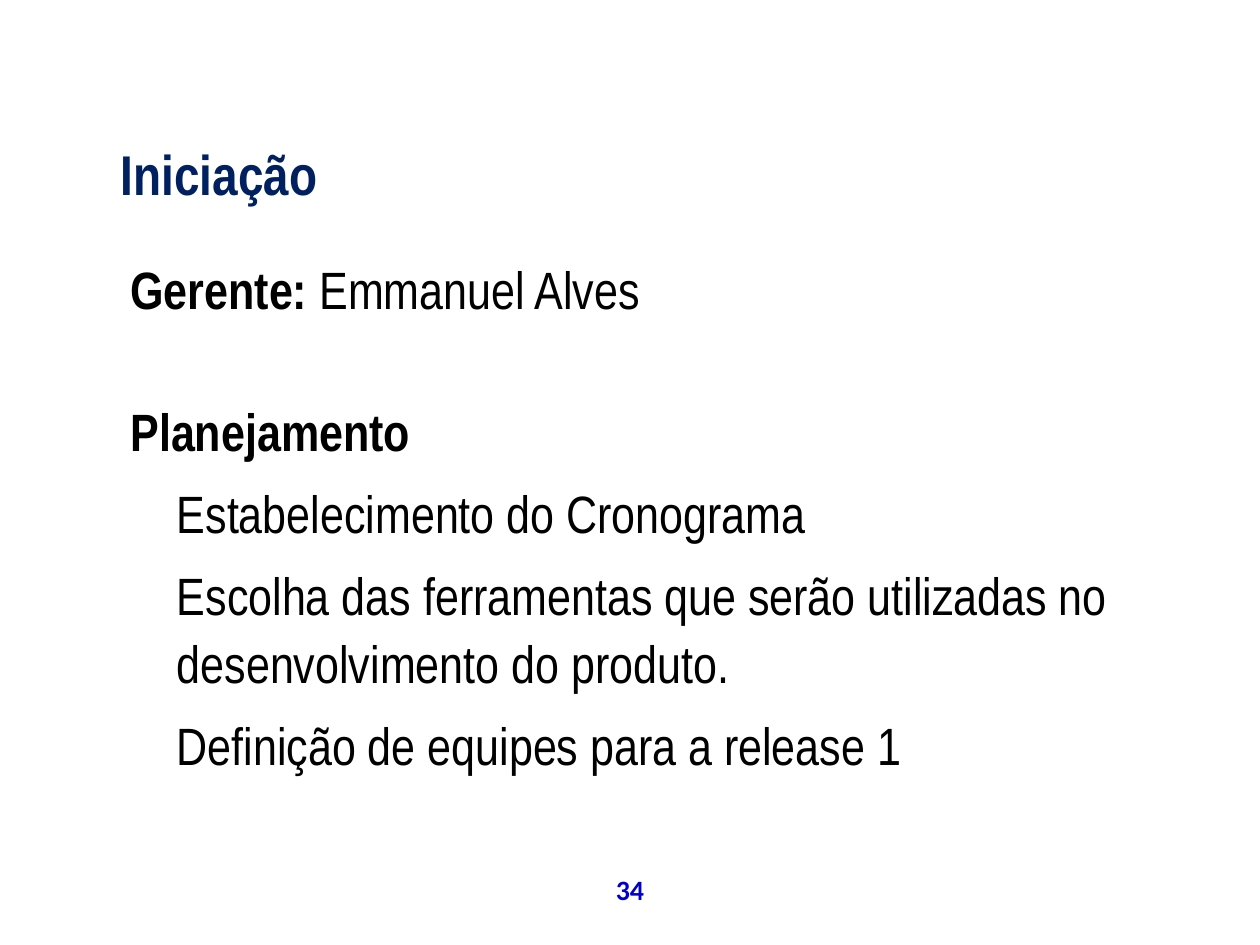
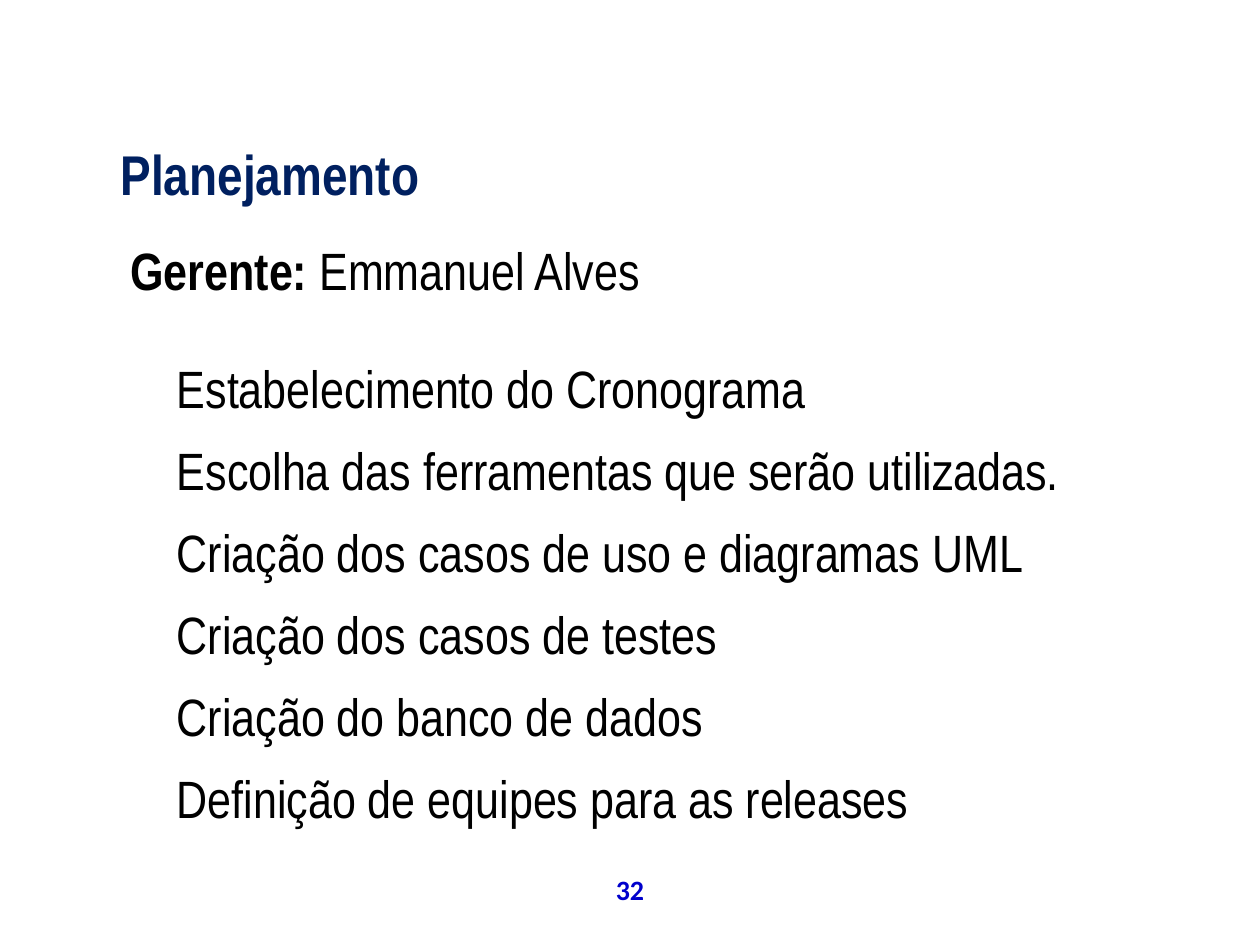
Before and after one commit to theoziran/sislodim, a slide deck: slide 32 of documentos/ProjetoPSA/Apresentação Final.ppt (slide 34 before the commit). Drawn at 1260x945 pixels with LibreOffice and Linux fonts; fonts in the diff are those of the drawing; background and template pictures are left out. Boxes give left, top, right and bottom in pixels: in the first picture for what was removed or moved away, otherwise in the second. Text is boxed around its words. In the diff, an @@ line names an element or a change of style, - is before the commit and + after.

```diff
--- a/documentos/ProjetoPSA/Apresentação Final.ppt
+++ b/documentos/ProjetoPSA/Apresentação Final.ppt
@@ text at [121, 154, 419, 205]: text changed @@
-Iniciação
+Planejamento
@@ text "Gerente: Emmanuel Alves": place and size @@
-text "Gerente: Emmanuel Alves" at [130, 271, 1107, 775]
+text "Gerente: Emmanuel Alves" at [130, 252, 1059, 829]
@@ text at [130, 413, 409, 461]: paragraph removed @@
-Planejamento
@@ text at [177, 452, 1059, 829]: text changed @@
-Escolha das ferramentas que serão utilizadas no desenvolvimento do produto.
-Definição de equipes para a release 1
+Escolha das ferramentas que serão utilizadas.
+Criação dos casos de uso e diagramas UML
+Criação dos casos de testes
+Criação do banco de dados
+Definição de equipes para as releases
@@ page number at [616, 881, 644, 900]: text changed @@
-34
+32
```
Also in this commit, not shown: 34 other slides changed, 21 slides added, 21 slides removed.
